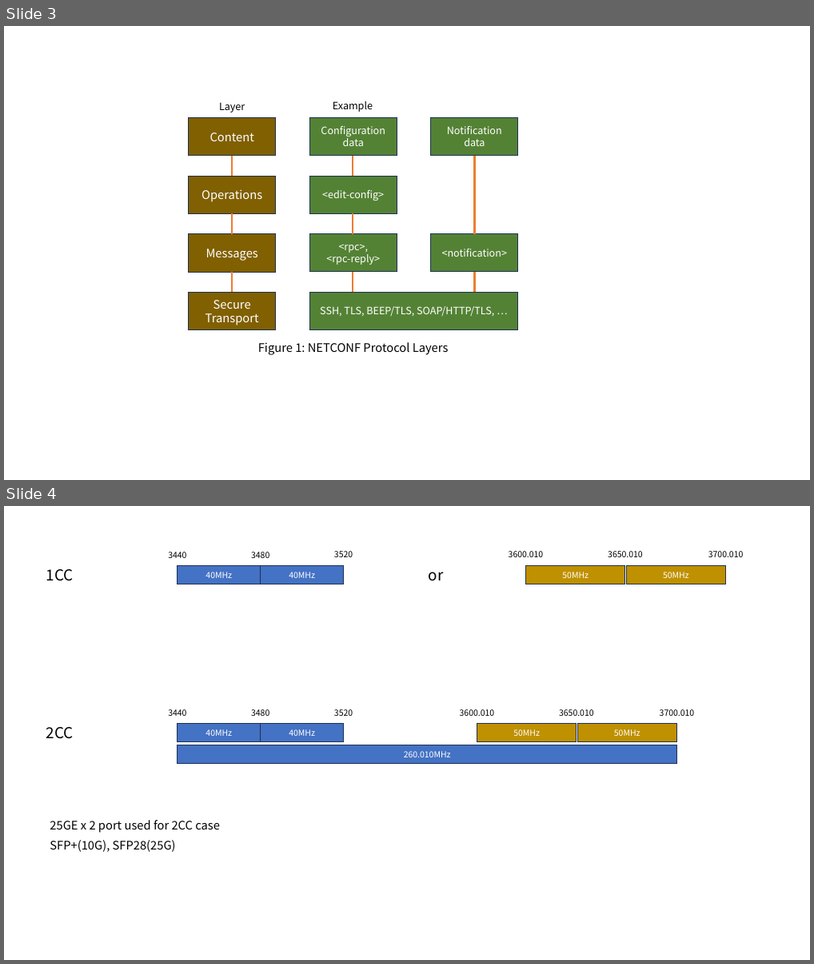
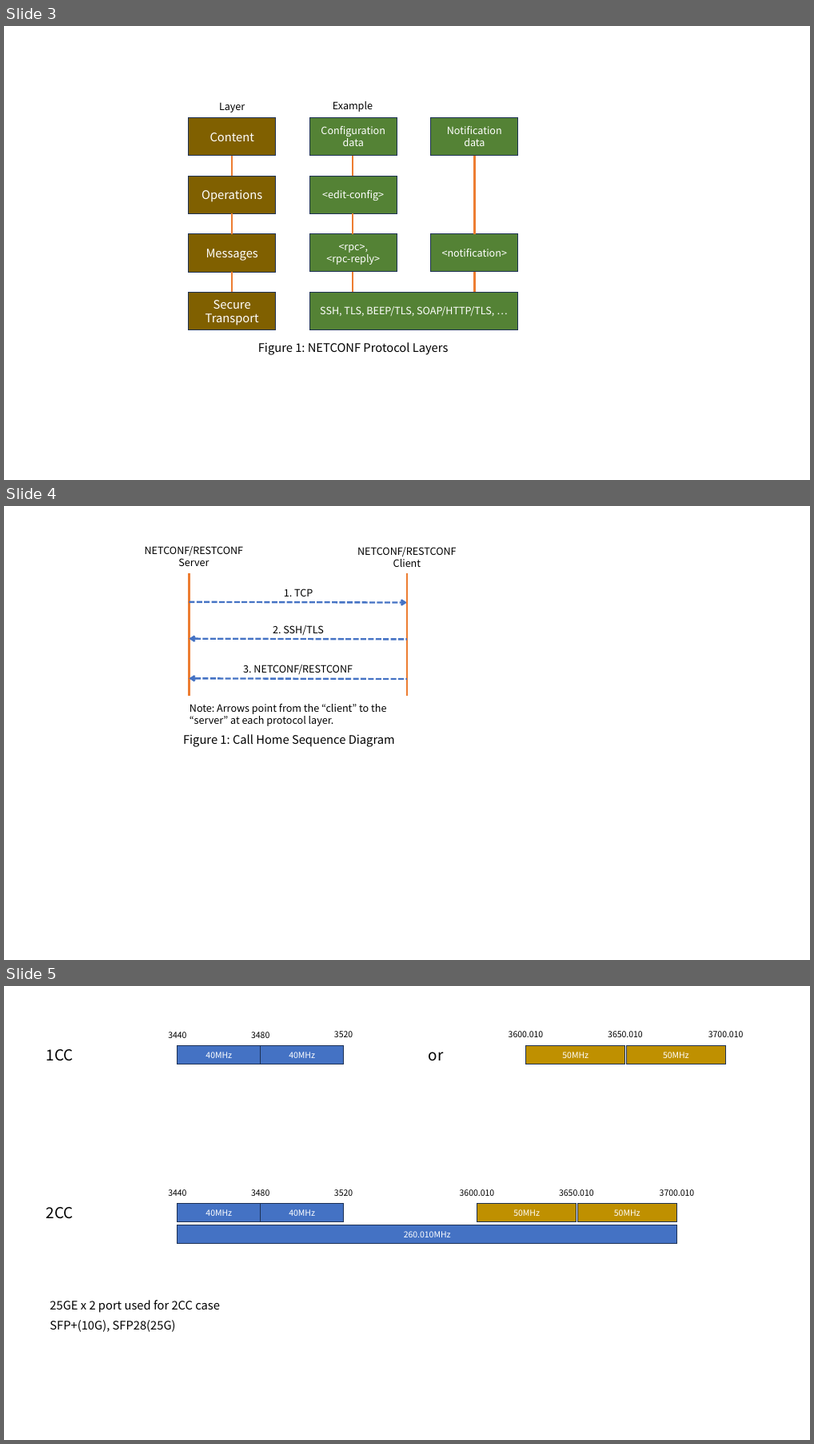
Before and after one commit to SangguKang/doc, a slide deck: Transfer/draw_temp.pptx. Shown one above the other, each under a label of ours: slides 3 and 4 before the commit, slides 3, 4 and 5 after it. The pictures are 814x964 and 814x1444 pixels, drawn with LibreOffice and Linux fonts; fonts in the diff are those of the drawing. Boxes give left, top, right and bottom in pixels: in the first picture for what was removed or moved away, otherwise in the second. Text is boxed around its words. In the diff, an @@ line names an element or a change of style, - is before the commit and + after.

```diff
--- a/Transfer/draw_temp.pptx
+++ b/Transfer/draw_temp.pptx
@@ slide 4 added at [4,506,810,960], background #FFFFFF @@
@@ text added at [145,546,244,566], 12 pt, text #000000 @@
+NETCONF/RESTCONF
+Server
@@ text added at [358,547,457,567], 12 pt, text #000000 @@
+NETCONF/RESTCONF
+Client
@@ line added from (189, 573) to (189, 696), #ED7D31 2.25 pt @@
@@ line added from (407, 573) to (407, 696), #ED7D31 2.25 pt @@
@@ text added at [284,588,313,596], 12 pt, text #000000 @@
+1. TCP
@@ arrow added from (189, 602) to (407, 603), #4472C4 2.25 pt dashed @@
@@ text added at [273,625,323,635], 12 pt, text #000000 @@
+2. SSH/TLS
@@ arrow added from (407, 639) to (189, 639), #4472C4 2.25 pt dashed @@
@@ text added at [243,664,353,674], 12 pt, text #000000 @@
+3. NETCONF/RESTCONF
@@ arrow added from (407, 679) to (189, 679), #4472C4 2.25 pt dashed @@
@@ text added at [190,704,386,726], 12 pt, text #000000 @@
+Note: Arrows point from the “client” to the “server” at each protocol layer.
@@ text added at [183,734,395,747], 14 pt, text #000000 @@
+Figure 1: Call Home Sequence Diagram
@@ what was slide 4 is now slide 5 @@
```
Also in this commit, not shown: 6 other files.
